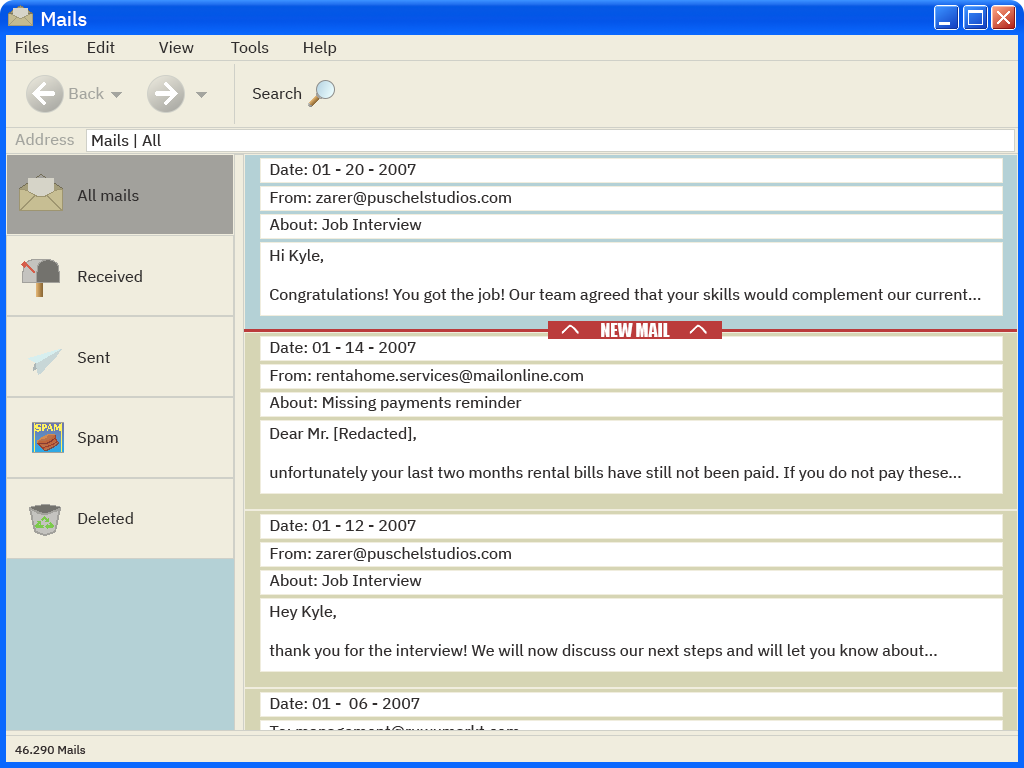
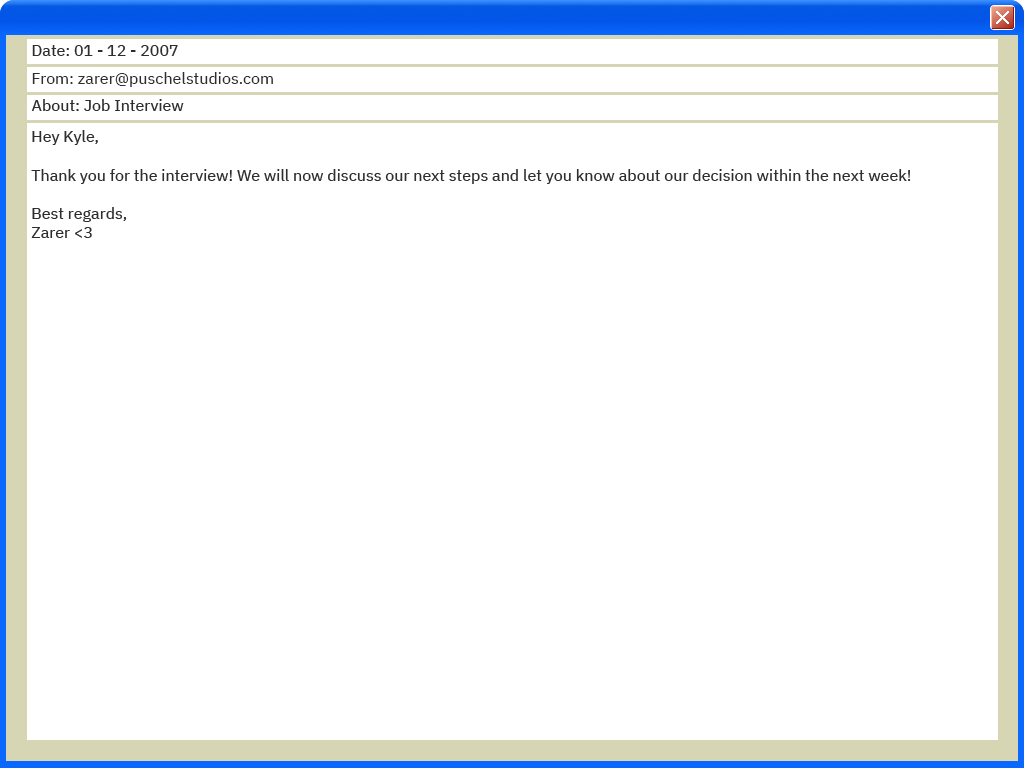
Layer changes from the first w=1024, h=768 image to the second:
showed group "MailWindow" (66 layers) over box(0, 0, 1024, 762)
renamed "From: zarer@puschestudios.com" to "From: zarer@puschelstudios.com", painted on it over box(32, 72, 273, 87)
painted on "Rechteck 1" (5th of 7, in "MailWindow" › "Mail Kopie 4" › "Close") over box(991, 6, 1014, 29)
painted on "WindowRim" (1st of 2, in "MailWindow") over box(0, 0, 1024, 762)
painted on "Verlaufsfüllung 1" over box(32, 427, 64, 450)
painted on "Rechteck 1 Kopie 2" over box(935, 6, 958, 29)
painted on "Rechteck 1 Kopie" over box(964, 6, 987, 29)
painted on "Rechteck 1" (7th of 7, in "Inbox" › "Close") over box(992, 6, 1015, 29)
painted on "Ellipse 2" over box(317, 81, 334, 98)
painted on "Ellipse 1 Kopie" over box(148, 76, 184, 112)
painted on "Ellipse 1" over box(27, 76, 63, 112)
painted on "WindowRim" (2nd of 2, in "Inbox") over box(0, 0, 1024, 762)
